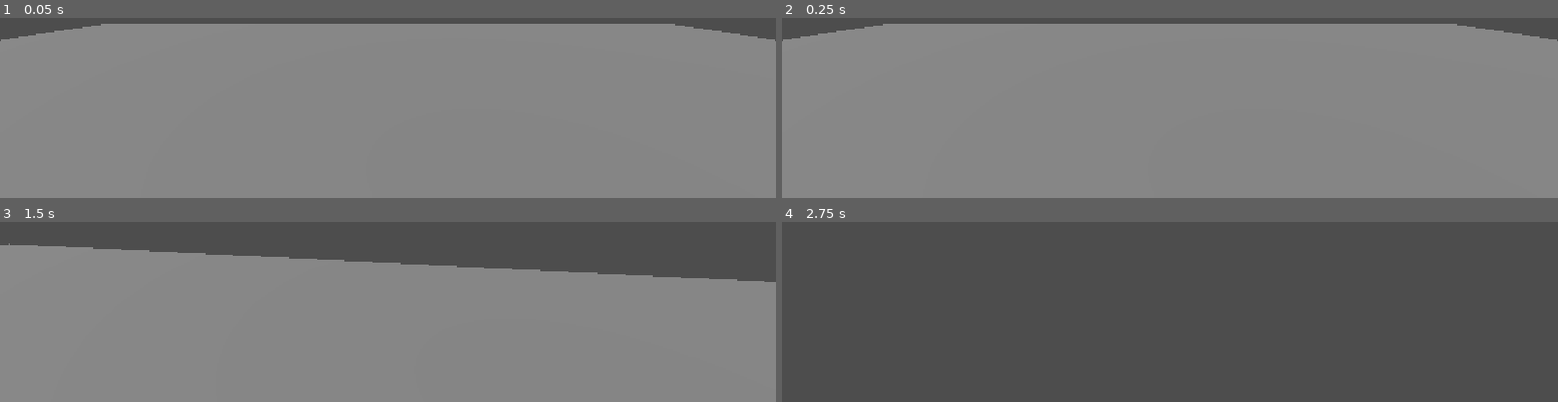
Above: before the commit, frames 1-4 (two rows, left to right).
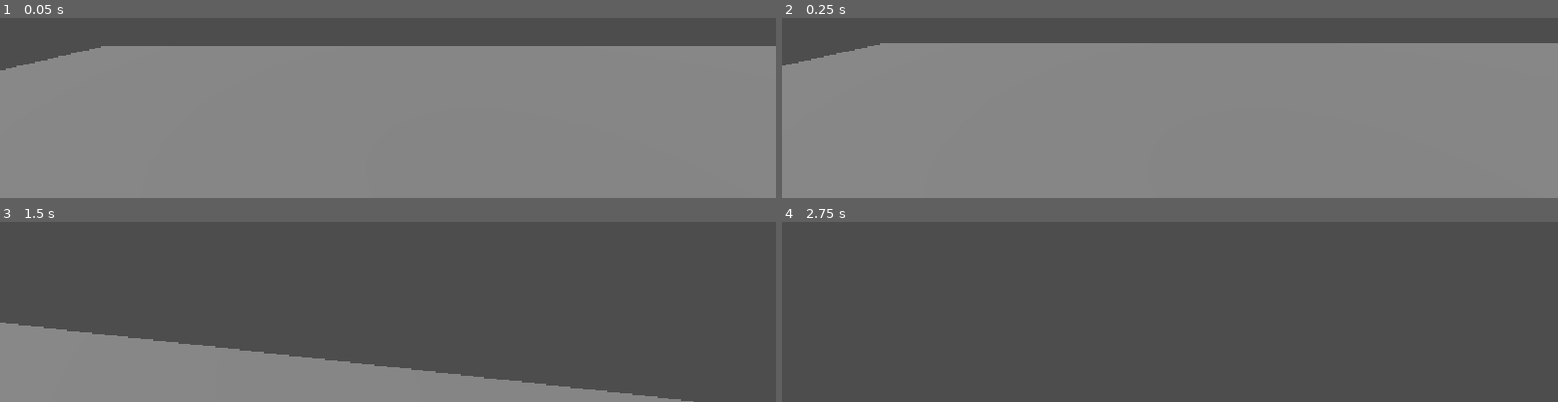
Above: after the commit, the same moments.

Repository: greedisfaust/fowl-play-project
Game: Godot game, scene res://arena/test_arena.tscn
Two runs of this game, one before a commit and one after it. Both use one fixed random seed, a clock stepped at 60 frames per second and the inputs below.
Inputs (mouse positions are in pixels of both pictures, inside the frame that each line leads up to):
- Up to frame 1 (0.05 s): no input
- Up to frame 2 (0.25 s): no input
- Up to frame 3 (1.5 s): tap Enter at 0.5 s; move the mouse to (outside the picture) at 0.52 s; hold W (move_forward) from 0.53 s (still down); tap Space (jump) at 0.77 s; move the mouse to (outside the picture) at 1.27 s
- Up to frame 4 (2.75 s): keep holding W (move_forward); tap Space (jump) at 1.52 s; move the mouse to (outside the picture) at 2.02 s

The runs differ from the first frame. In frame 1, 12% of the frame differs, in the area x 0-100%, y 3-30%; in frame 2, 10%; in frame 3, 57%, in the area x 0-100%, y 11-100%; in frame 4, nothing differs.

Commit message:
feat: add multiplayer spawning and controls
Implement M0 ENet host/join/disconnect flows, authoritative player spawning and cleanup, local player selection, and automated multiplayer checks. Update debug console scrolling and project/session documentation with verified M0 status.

Diff:
--- /dev/null
+++ b/fowl-play/arena/test_arena.gd
@@ -0,0 +1,83 @@
+## M0 arena player spawning. Host owns creation/removal and spawn-slot assignment.
+## Uses editor-authored nodes and player scene; movement replication belongs to M3.
+extends Node3D
+
+const PLAYER_SCENE: PackedScene = preload("res://player/player.tscn")
+const TUNING = preload("res://core/tuning.gd")
+
+@onready var players: Node3D = $Players
+@onready var spawner: MultiplayerSpawner = $PlayerSpawner
+@onready var spawn_points: Node3D = $SpawnPoints
+@onready var network: Node = get_node("/root/Network")
+@onready var hub: Node = get_node("/root/DebugHub")
+
+var _slots: Dictionary = {}
+
+func _ready() -> void:
+	spawner.spawn_function = _create_player
+	multiplayer.peer_connected.connect(_on_peer_connected)
+	multiplayer.peer_disconnected.connect(_on_peer_disconnected)
+	network.connect("session_ended", _clear_players)
+	network.connect("session_started", _start_players)
+	hub.call("watch", &"net/player_count", func() -> int: return players.get_child_count())
+	_start_players.call_deferred()
+
+func _exit_tree() -> void:
+	if is_instance_valid(hub):
+		hub.call("unwatch", &"net/player_count")
+
+func _start_players() -> void:
+	if network.get("status") == "offline" or bool(network.get("is_host")):
+		_spawn_player(TUNING.PEER_ID_HOST)
+		for peer_id: int in multiplayer.get_peers():
+			_spawn_player(peer_id)
+
+func _on_peer_connected(peer_id: int) -> void:
+	if bool(network.get("is_host")):
+		_spawn_player(peer_id)
+
+func _spawn_player(peer_id: int) -> void:
+	if not multiplayer.is_server() or players.has_node(str(peer_id)):
+		return
+	for slot: int in range(mini(spawn_points.get_child_count(), TUNING.MAX_PLAYERS)):
+		if not _slots.values().has(slot):
+			_slots[peer_id] = slot
+			if spawner.spawn({"peer_id": peer_id, "slot": slot}) == null:
+				_slots.erase(peer_id)
+				hub.call("warn", &"net", "Failed to spawn player %d" % peer_id)
+			return
+	hub.call("warn", &"net", "No spawn slot for peer %d" % peer_id)
+
+func _create_player(data: Variant) -> Node:
+	# MultiplayerSpawner invokes this locally from host-authorized spawn data.
+	if not data is Dictionary:
+		return null
+	var peer_id: int = int(data.get("peer_id", 0))
+	var slot: int = int(data.get("slot", -1))
+	if peer_id <= 0 or slot < 0 or slot >= spawn_points.get_child_count():
+		return null
+	var marker: Node3D = spawn_points.get_child(slot) as Node3D
+	var player: CharacterBody3D = PLAYER_SCENE.instantiate()
+	player.name = str(peer_id)
+	player.set("input_peer_id", peer_id)
+	# Prevent a newly entering remote camera from taking the local camera's place.
+	var camera: Camera3D = player.get_node("Head/Camera3D")
+	camera.current = false
+	player.position = players.to_local(marker.global_position)
+	hub.call("log", &"net", "Spawning player %d in slot %d" % [peer_id, slot])
+	return player
+
+func _on_peer_disconnected(peer_id: int) -> void:
+	if not bool(network.get("is_host")):
+		return
+	var player: Node = players.get_node_or_null(str(peer_id))
+	if player != null:
+		player.queue_free()
+	_slots.erase(peer_id)
+	hub.call("log", &"net", "Despawning player %d" % peer_id)
+
+func _clear_players() -> void:
+	for player: Node in players.get_children():
+		player.queue_free()
+	_slots.clear()
+	Input.set_mouse_mode(Input.MOUSE_MODE_VISIBLE)
--- a/fowl-play/arena/test_arena.tscn
+++ b/fowl-play/arena/test_arena.tscn
@@ -1,6 +1,6 @@
 [gd_scene format=3 uid="uid://ctr8im3lpy4pn"]
 
-[ext_resource type="PackedScene" uid="uid://cekl57c15blgh" path="res://player/player.tscn" id="1_f82bo"]
+[ext_resource type="Script" uid="uid://n6lbgq5xyb75" path="res://arena/test_arena.gd" id="1_555b8"]
 [ext_resource type="PackedScene" uid="uid://p4yueflmbgmy" path="res://ui/debug/debug_console.tscn" id="2_nr24g"]
 
 [sub_resource type="BoxShape3D" id="BoxShape3D_g4v7s"]
@@ -10,6 +10,7 @@
 size = Vector3(20, 1, 20)
 
 [node name="TestArena" type="Node3D" unique_id=2059650083]
+script = ExtResource("1_555b8")
 
 [node name="World" type="StaticBody3D" parent="." unique_id=865268742]
 
@@ -22,6 +23,24 @@
 [node name="DirectionalLight3D" type="DirectionalLight3D" parent="World" unique_id=1677053292]
 transform = Transform3D(0.8660254, 0.40957603, -0.28678823, 0, 0.57357645, 0.81915206, 0.5, -0.7094065, 0.49673176, 0, 5, 0)
 
-[node name="PlayerPreview" parent="." unique_id=50883763 instance=ExtResource("1_f82bo")]
+[node name="DebugConsole" parent="." unique_id=1236782275 instance=ExtResource("2_nr24g")]
 
-[node name="DebugConsole" parent="." unique_id=1236782275 instance=ExtResource("2_nr24g")]
+[node name="Players" type="Node3D" parent="." unique_id=242539995]
+
+[node name="PlayerSpawner" type="MultiplayerSpawner" parent="." unique_id=981954973]
+spawn_path = NodePath("../Players")
+spawn_limit = 4
+
+[node name="SpawnPoints" type="Node3D" parent="." unique_id=1958802927]
+
+[node name="Spawn1" type="Marker3D" parent="SpawnPoints" unique_id=549197720]
+transform = Transform3D(1, 0, 0, 0, 1, 0, 0, 0, 1, -3, 0.6, -3)
+
+[node name="Spawn2" type="Marker3D" parent="SpawnPoints" unique_id=626335829]
+transform = Transform3D(1, 0, 0, 0, 1, 0, 0, 0, 1, 3, 0.6, -3)
+
+[node name="Spawn3" type="Marker3D" parent="SpawnPoints" unique_id=537102074]
+transform = Transform3D(1, 0, 0, 0, 1, 0, 0, 0, 1, -3, 0.6, 3)
+
+[node name="Spawn4" type="Marker3D" parent="SpawnPoints" unique_id=738784350]
+transform = Transform3D(1, 0, 0, 0, 1, 0, 0, 0, 1, 3, 0.6, 3)
--- a/fowl-play/core/network.gd
+++ b/fowl-play/core/network.gd
@@ -4,39 +4,79 @@
 extends Node
 
 const TUNING = preload("res://core/tuning.gd")
+
+signal session_ended
+signal session_started
 
 var peer: ENetMultiplayerPeer = null
 var is_host: bool = false
 var is_client: bool = false
 var connected_peers: Array[int] = []
+var status: String = "offline"
+var port: int = TUNING.ENET_PORT
+var _switching_session: bool = false
 
 func _ready() -> void:
 	multiplayer.peer_connected.connect(_on_peer_connected)
 	multiplayer.peer_disconnected.connect(_on_peer_disconnected)
-	parse_args(OS.get_cmdline_args())
+	multiplayer.connected_to_server.connect(_on_connected_to_server)
+	multiplayer.connection_failed.connect(_on_connection_failed)
+	multiplayer.server_disconnected.connect(_on_server_disconnected)
+	_bootstrap.call_deferred()
+
+func _bootstrap() -> void:
+	var hub: Node = get_node("/root/DebugHub")
+	hub.call("watch", &"net/status", func() -> String: return status)
+	hub.call("watch", &"net/peers", func() -> Array[int]: return connected_peers.duplicate())
+	hub.call("command", &"net_status", _command_status, "Report local connection state.", false, false)
+	hub.call("command", &"net_disconnect", _command_disconnect, "Leave this local network session.", false, false)
+	hub.call("command", &"net_host", _command_host, "Host a game on this computer.", false, false)
+	hub.call("command", &"net_join", _command_join, "Join an IP: net_join [IP]. Default: 127.0.0.1.", false, false)
+	parse_args(OS.get_cmdline_args() + OS.get_cmdline_user_args())
 
 func parse_args(arguments: PackedStringArray) -> void:
+	var host_requested: bool = arguments.has("--host")
+	var address: String = ""
 	for argument: String in arguments:
-		if argument == "--host":
-			start_host()
-		elif argument.begins_with("--join="):
-			join_server(argument.trim_prefix("--join="))
+		if argument.begins_with("--join="):
+			address = argument.trim_prefix("--join=").strip_edges()
+			if address.is_empty():
+				status = "failed"
+				_debug_warn("Join address must not be empty")
+				return
+		elif argument.begins_with("--port="):
+			var port_text: String = argument.trim_prefix("--port=")
+			if not port_text.is_valid_int() or int(port_text) < 1 or int(port_text) > 65535:
+				status = "failed"
+				_debug_warn("Invalid network port")
+				return
+			port = int(port_text)
+	if host_requested and not address.is_empty():
+		status = "failed"
+		_debug_warn("Choose --host or --join, not both")
+	elif host_requested:
+		start_host()
+	elif not address.is_empty():
+		join_server(address)
 
 func start_host() -> Error:
 	if peer != null:
 		_debug_warn("Rejected host start: network already started")
 		return ERR_ALREADY_IN_USE
 	peer = ENetMultiplayerPeer.new()
-	var error: Error = peer.create_server(TUNING.ENET_PORT, TUNING.MAX_PLAYERS - 1)
+	var error: Error = peer.create_server(port, TUNING.MAX_PLAYERS - 1)
 	if error != OK:
 		peer = null
+		status = "failed"
 		_debug_warn("Host start failed: %s" % error_string(error))
 		return error
 	multiplayer.multiplayer_peer = peer
 	is_host = true
+	status = "hosting"
 	is_client = false
 	connected_peers = [TUNING.PEER_ID_HOST]
-	_debug_log("Host started on port %d" % TUNING.ENET_PORT)
+	_debug_log("Host started on port %d" % port)
+	session_started.emit()
 	return OK
 
 func join_server(address: String) -> Error:
@@ -44,27 +84,87 @@
 		_debug_warn("Rejected join: network already started")
 		return ERR_ALREADY_IN_USE
 	peer = ENetMultiplayerPeer.new()
-	var error: Error = peer.create_client(address, TUNING.ENET_PORT)
+	var error: Error = peer.create_client(address, port)
 	if error != OK:
 		peer = null
+		status = "failed"
 		_debug_warn("Join failed for %s: %s" % [address, error_string(error)])
 		return error
 	multiplayer.multiplayer_peer = peer
 	is_host = false
 	is_client = true
-	_debug_log("Joining %s:%d" % [address, TUNING.ENET_PORT])
+	status = "connecting"
+	_debug_log("Joining %s:%d" % [address, port])
 	return OK
 
 func shutdown() -> void:
-	if peer == null:
-		return
-	peer.close()
-	multiplayer.multiplayer_peer = null
+	if peer != null:
+		peer.close()
+	multiplayer.multiplayer_peer = OfflineMultiplayerPeer.new()
 	peer = null
 	is_host = false
 	is_client = false
 	connected_peers.clear()
+	status = "disconnected"
+	session_ended.emit()
 	_debug_log("Network shut down")
+
+func _on_connected_to_server() -> void:
+	status = "connected"
+	var local_id: int = multiplayer.get_unique_id()
+	if not connected_peers.has(local_id):
+		connected_peers.append(local_id)
+	_debug_log("Connected as peer %d" % local_id)
+
+func _on_connection_failed() -> void:
+	shutdown()
+	status = "failed"
+	_debug_warn("Connection failed")
+
+func _on_server_disconnected() -> void:
+	shutdown()
+	_debug_warn("Host disconnected")
+
+func _command_status(_args: Array[Variant]) -> String:
+	return "status=%s port=%d peers=%s" % [status, port, connected_peers]
+
+func _command_disconnect(_args: Array[Variant]) -> String:
+	if _switching_session:
+		return "Session startup in progress; try again shortly."
+	shutdown()
+	return "Disconnected. Use net_host or net_join to start another session."
+
+func _command_host(args: Array[Variant]) -> String:
+	if not args.is_empty():
+		return "Usage: net_host"
+	return _request_session(true, "")
+
+func _command_join(args: Array[Variant]) -> String:
+	if args.size() > 1:
+		return "Usage: net_join [IP]"
+	var address: String = "127.0.0.1" if args.is_empty() else str(args[0]).strip_edges()
+	if not address.is_valid_ip_address():
+		return "Invalid IP address. Example: net_join 127.0.0.1"
+	return _request_session(false, address)
+
+func _request_session(host_requested: bool, address: String) -> String:
+	if _switching_session:
+		return "Session startup in progress; try again shortly."
+	if peer != null:
+		return "Already hosting or joining. Use net_disconnect first."
+	_switching_session = true
+	_switch_session.call_deferred(host_requested, address)
+	return "Starting host; check net/status." if host_requested else "Joining %s; check net/status." % address
+
+func _switch_session(host_requested: bool, address: String) -> void:
+	# Remove offline/previous players before changing peer identity or spawning.
+	shutdown()
+	await get_tree().process_frame
+	if host_requested:
+		start_host()
+	else:
+		join_server(address)
+	_switching_session = false
 
 func validate_rpc(expected_sender: int = -1) -> bool:
 	var sender: int = multiplayer.get_remote_sender_id()
--- a/fowl-play/player/player.gd
+++ b/fowl-play/player/player.gd
@@ -5,7 +5,12 @@
 
 const TUNING = preload("res://core/tuning.gd")
 
+# Input ownership only; replicated movement authority remains an M3 decision.
+var input_peer_id: int = 0
+var is_local_player: bool = true
+
 @onready var head: Node3D = $Head
+@onready var camera: Camera3D = $Head/Camera3D
 @onready var debug_hub: Node = get_node("/root/DebugHub")
 
 var _pitch_radians: float = 0.0
@@ -14,6 +19,10 @@
 var _debug_floor_watch_name: StringName
 
 func _ready() -> void:
+	is_local_player = input_peer_id == 0 or input_peer_id == multiplayer.get_unique_id()
+	camera.current = is_local_player
+	set_process_unhandled_input(is_local_player)
+	set_physics_process(is_local_player)
 	_debug_command_name = StringName("player_status_%s" % name)
 	_debug_speed_watch_name = StringName("player/%s/speed_mps" % name)
 	_debug_floor_watch_name = StringName("player/%s/on_floor" % name)
@@ -37,7 +46,8 @@
 		false,
 		false
 	)
-	Input.set_mouse_mode(Input.MOUSE_MODE_CAPTURED)
+	if is_local_player and not bool(debug_hub.call("is_console_open")):
+		Input.set_mouse_mode(Input.MOUSE_MODE_CAPTURED)
 
 func _exit_tree() -> void:
 	if not is_instance_valid(debug_hub):
--- /dev/null
+++ b/fowl-play/tests/m0_network_test.gd
@@ -0,0 +1,117 @@
+## Separate-process M0 tests using the editor-authored arena and player scenes.
+## Tests the saved scene directly, including its script attachment.
+extends SceneTree
+
+var _role: String = "offline"
+var _case: String = "client-leaves"
+var _arena: Node3D
+var _network: Node
+var _hub: Node
+var _saw_pair: bool = false
+var _departed_id: int = 0
+var _pair_time: int = 0
+var _ended: bool = false
+var _console_started: bool = false
+
+func _initialize() -> void:
+	for argument: String in OS.get_cmdline_user_args():
+		if argument.begins_with("--test-role="):
+			_role = argument.trim_prefix("--test-role=")
+		elif argument.begins_with("--test-case="):
+			_case = argument.trim_prefix("--test-case=")
+	_setup.call_deferred()
+
+func _setup() -> void:
+	_network = root.get_node("Network")
+	_hub = root.get_node("DebugHub")
+	var arena_scene: PackedScene = load("res://arena/test_arena.tscn")
+	_arena = arena_scene.instantiate()
+	if _arena.has_node("PlayerPreview") or _arena.get_script() != load("res://arena/test_arena.gd"):
+		_arena.free()
+		_arena = null
+		_finish(false, "Arena needs its spawning script and no PlayerPreview")
+		return
+	root.add_child(_arena)
+	create_timer(15.0).timeout.connect(func() -> void: _finish(false, "Timed out"))
+
+func _process(_delta: float) -> bool:
+	if _arena == null or _ended:
+		return false
+	var players: Node = _arena.get_node("Players")
+	var count: int = players.get_child_count()
+	if _case.begins_with("console-") and not _console_started and count == 1:
+		_console_started = true
+		var input: LineEdit = _arena.get_node("DebugConsole/Window/Layout/CommandRow/CommandInput")
+		var result: Label = _arena.get_node("DebugConsole/Window/Layout/CommandResult")
+		input.text_submitted.emit("net_join invalid-ip")
+		if not result.text.contains("Invalid IP") or _network.get("status") != "offline":
+			_finish(false, "Invalid address should not end offline play")
+		if _role == "host":
+			input.text_submitted.emit("net_host")
+		else:
+			input.text_submitted.emit("net_join" if _case.ends_with("client-leaves") else "net_join 127.0.0.1")
+		return false
+	if _role == "offline":
+		if count == 1:
+			_check_local_selection(players)
+			_finish(true, "offline spawn")
+		return false
+	if count == 2 and not _saw_pair:
+		_check_local_selection(players)
+		_saw_pair = true
+		_pair_time = Time.get_ticks_msec()
+		for player: Node in players.get_children():
+			if int(str(player.name)) != 1:
+				_departed_id = int(str(player.name))
+		print("M0 PAIR READY %s" % _role)
+	if not _saw_pair:
+		return false
+	if _case.ends_with("client-leaves"):
+		if _role == "client" and Time.get_ticks_msec() - _pair_time > 1000:
+			_hub.call("execute_command", &"net_disconnect", [])
+			_finish(true, "client departure")
+		elif _role == "host" and count == 1:
+			_check_removed_debug(_departed_id)
+			_finish(true, "host observed client despawn")
+	else:
+		if _role == "host" and Time.get_ticks_msec() - _pair_time > 1000:
+			_hub.call("execute_command", &"net_disconnect", [])
+			_finish(true, "host departure")
+		elif _role == "client" and _network.get("status") == "disconnected" and count == 0:
+			_check_removed_debug(1)
+			_check_removed_debug(_departed_id)
+			_finish(true, "client cleared players after host departure")
+	return false
+
+func _check_local_selection(players: Node) -> void:
+	var local_count: int = 0
+	for player: Node in players.get_children():
+		var expected_local: bool = int(str(player.name)) == players.multiplayer.get_unique_id()
+		var camera: Camera3D = player.get_node("Head/Camera3D")
+		if bool(player.get("is_local_player")) != expected_local or player.is_physics_processing() != expected_local:
+			_finish(false, "Wrong input/physics selection")
+		if expected_local:
+			local_count += 1
+			if not camera.is_current():
+				_finish(false, "Local camera is not current")
+		elif camera.is_current():
+			_finish(false, "Remote camera took control")
+	if local_count != 1:
+		_finish(false, "Expected exactly one local player")
+
+func _check_removed_debug(peer_id: int) -> void:
+	if _hub.call("get_command_names").has(StringName("player_status_%d" % peer_id)):
+		_finish(false, "Departed player's command remains")
+	for suffix: String in ["speed_mps", "on_floor"]:
+		if _hub.call("get_watch_names").has(StringName("player/%d/%s" % [peer_id, suffix])):
+			_finish(false, "Departed player's watch remains")
+
+func _finish(passed: bool, message: String) -> void:
+	if _ended:
+		return
+	_ended = true
+	if passed:
+		print("M0 PASS %s: %s" % [_role, message])
+	else:
+		push_error("M0 FAIL %s: %s" % [_role, message])
+	quit(0 if passed else 1)
--- a/fowl-play/ui/debug/debug_console.gd
+++ b/fowl-play/ui/debug/debug_console.gd
@@ -6,7 +6,7 @@
 @onready var window: Control = $Window
 @onready var logs_view: RichTextLabel = $Window/Layout/Tabs/Logs
 @onready var watches_view: RichTextLabel = $Window/Layout/Tabs/Watches
-@onready var commands_view: VBoxContainer = $Window/Layout/Tabs/Commands
+@onready var commands_view: VBoxContainer = $Window/Layout/Tabs/Commands/CommandList
 @onready var command_input: LineEdit = $Window/Layout/CommandRow/CommandInput
 @onready var run_button: Button = $Window/Layout/CommandRow/RunButton
 @onready var command_result: Label = $Window/Layout/CommandResult
@@ -55,6 +55,7 @@
 func _refresh_registry_views() -> void:
 	_refresh_watches()
 	for child: Node in commands_view.get_children():
+		commands_view.remove_child(child)
 		child.queue_free()
 	var command_names: Array[StringName] = debug_hub.call("get_command_names")
 	for command_name: StringName in command_names:
--- a/fowl-play/ui/debug/debug_console.tscn
+++ b/fowl-play/ui/debug/debug_console.tscn
@@ -104,10 +104,16 @@
 theme_override_colors/default_color = Color(0.9254902, 0.93333334, 0.9490196, 1)
 metadata/_tab_index = 1
 
-[node name="Commands" type="VBoxContainer" parent="Window/Layout/Tabs" unique_id=956688881]
+[node name="Commands" type="ScrollContainer" parent="Window/Layout/Tabs" unique_id=983072904]
 visible = false
 layout_mode = 2
+follow_focus = true
+horizontal_scroll_mode = 0
 metadata/_tab_index = 2
+
+[node name="CommandList" type="VBoxContainer" parent="Window/Layout/Tabs/Commands" unique_id=956688881]
+layout_mode = 2
+size_flags_horizontal = 3
 
 [node name="CommandRow" type="HBoxContainer" parent="Window/Layout" unique_id=1631087158]
 layout_mode = 2
Not shown, added: fowl-play/arena/test_arena.gd.uid
Not shown, added: fowl-play/tests/m0_network_test.gd.uid
Not shown, changed: CLAUDE.md
Not shown, changed: DEBUG.md
Not shown, changed: DEBUG_CONSOLE_RULE.md
Not shown, changed: GDSCRIPT_ONLY_RULES.md
Not shown, changed: SESSION_MEMORY_RULES.md
Not shown, changed: docs/DEBUG.md
Not shown, changed: docs/PROJECT_GAMEPLAY_OVERVIEW.md
Not shown, changed: docs/PROJECT_OVERVIEW.md
Not shown, changed: docs/PROJECT_STATE.md
Not shown, changed: docs/sessions/_ACTIVE.md
(and 4 more such lines)
